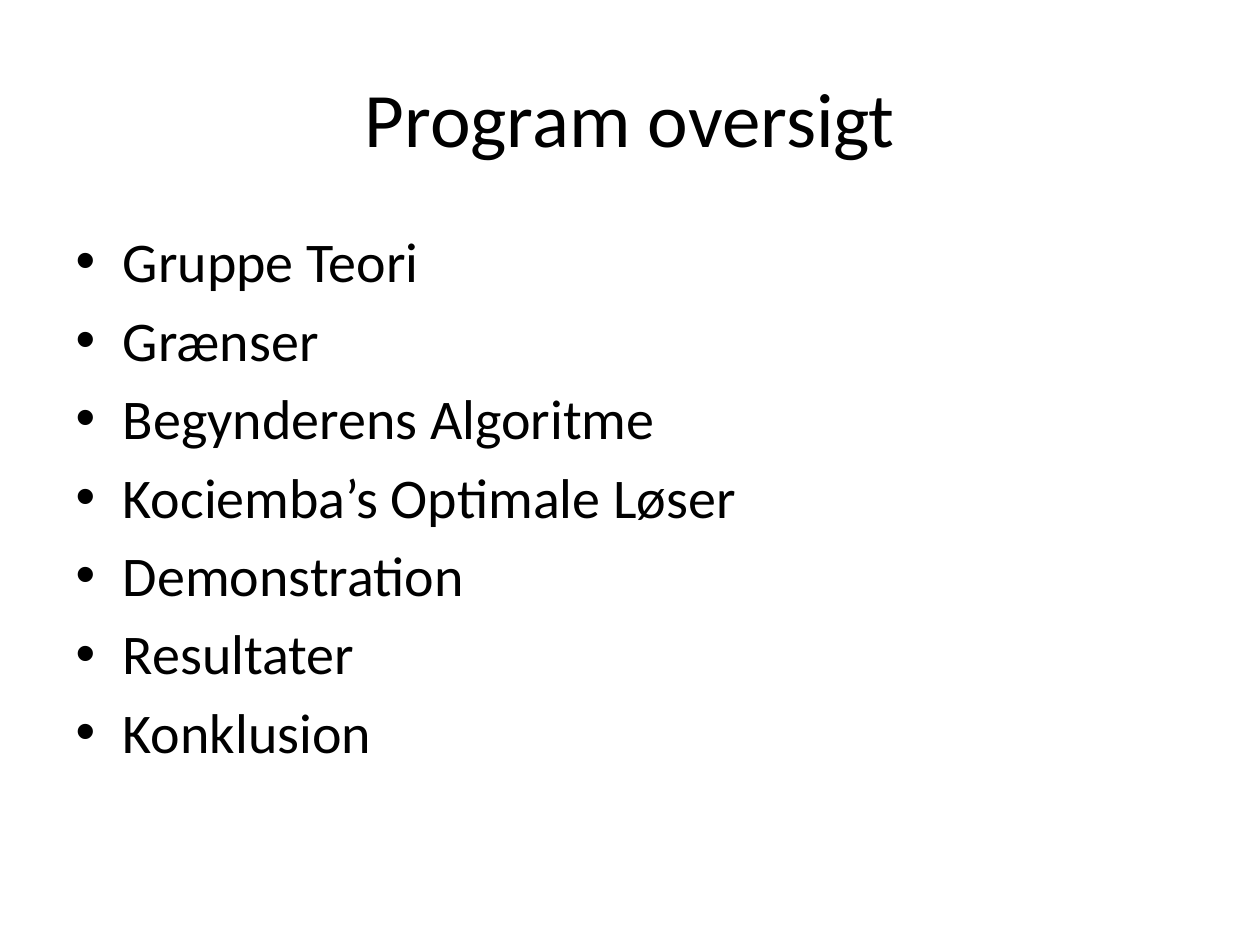
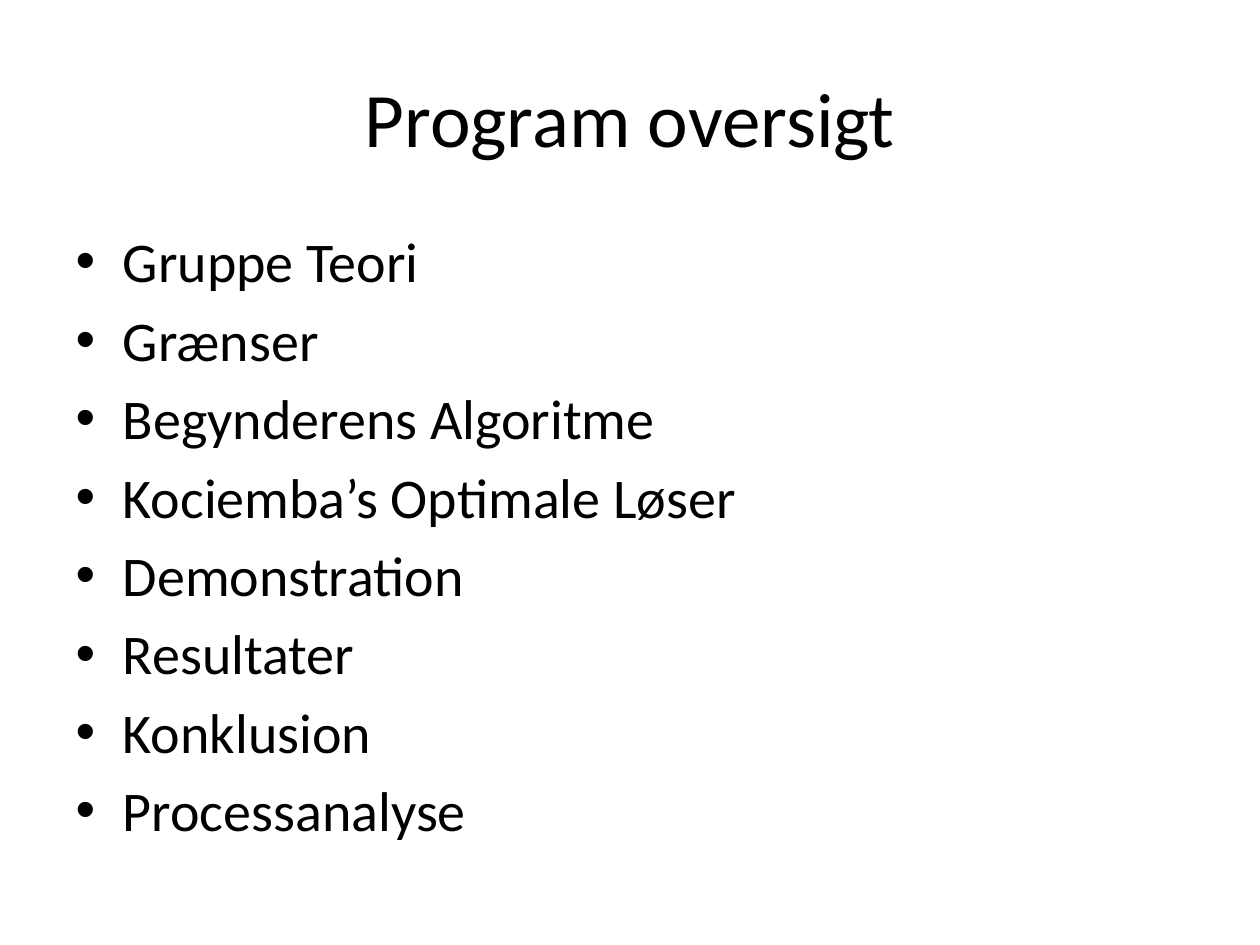
Before and after one commit to rasmusprentow/a215, a slide deck: slide 5 of Fremlæggelse/Rubik’s Cube.pptx. Drawn at 1260x945 pixels with LibreOffice and Linux fonts; fonts in the diff are those of the drawing. Boxes give left, top, right and bottom in pixels: in the first picture for what was removed or moved away, otherwise in the second. Text is boxed around its words. In the diff, an @@ line names an element or a change of style, - is before the commit and + after.

```diff
--- a/Fremlæggelse/Rubik’s Cube.pptx
+++ b/Fremlæggelse/Rubik’s Cube.pptx
@@ text at <box>123,792,466,840</box>: paragraph added @@
+• Processanalyse
```
Also in this commit, not shown: 1 other slide changed, 1 slide added, 1 slide removed.
